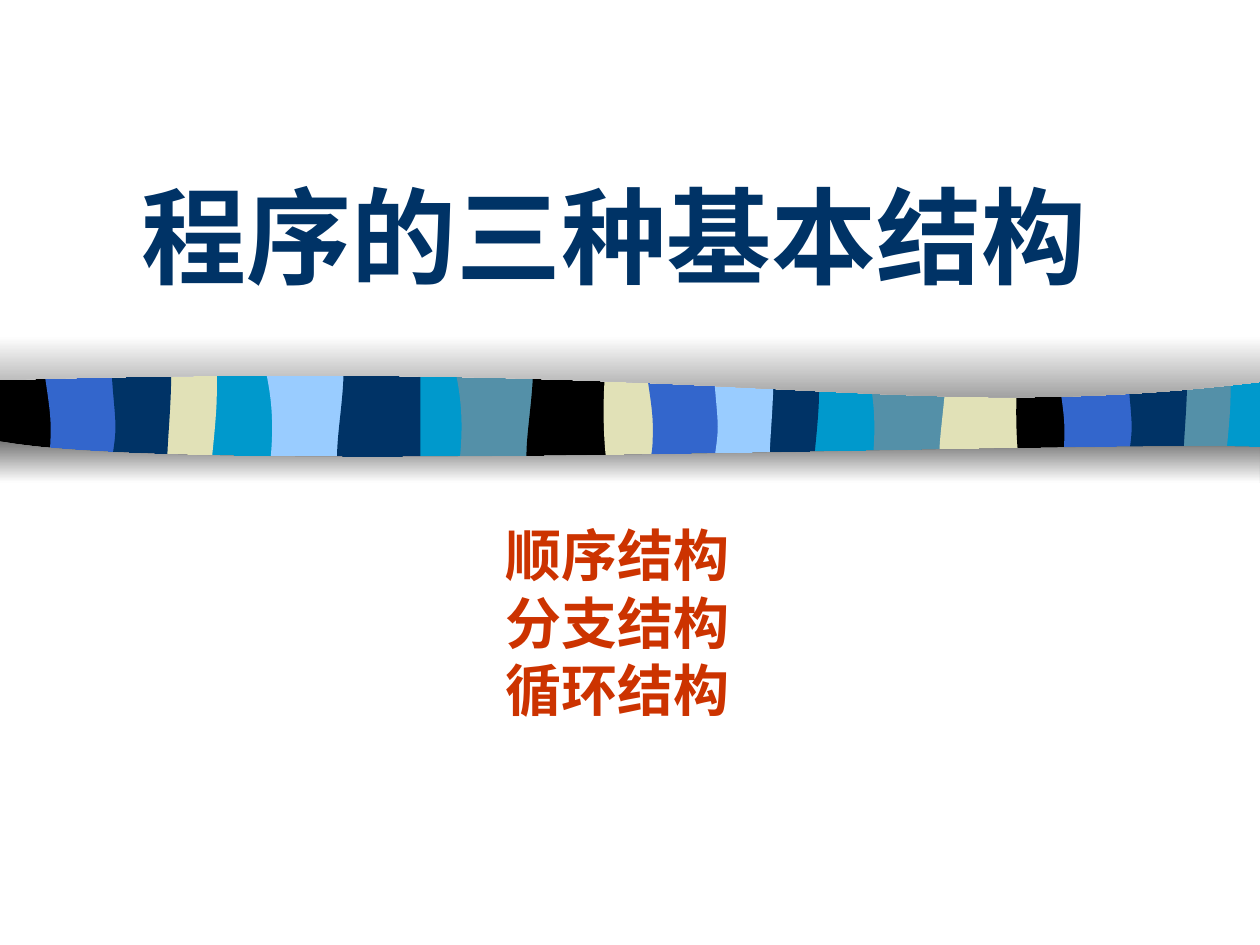
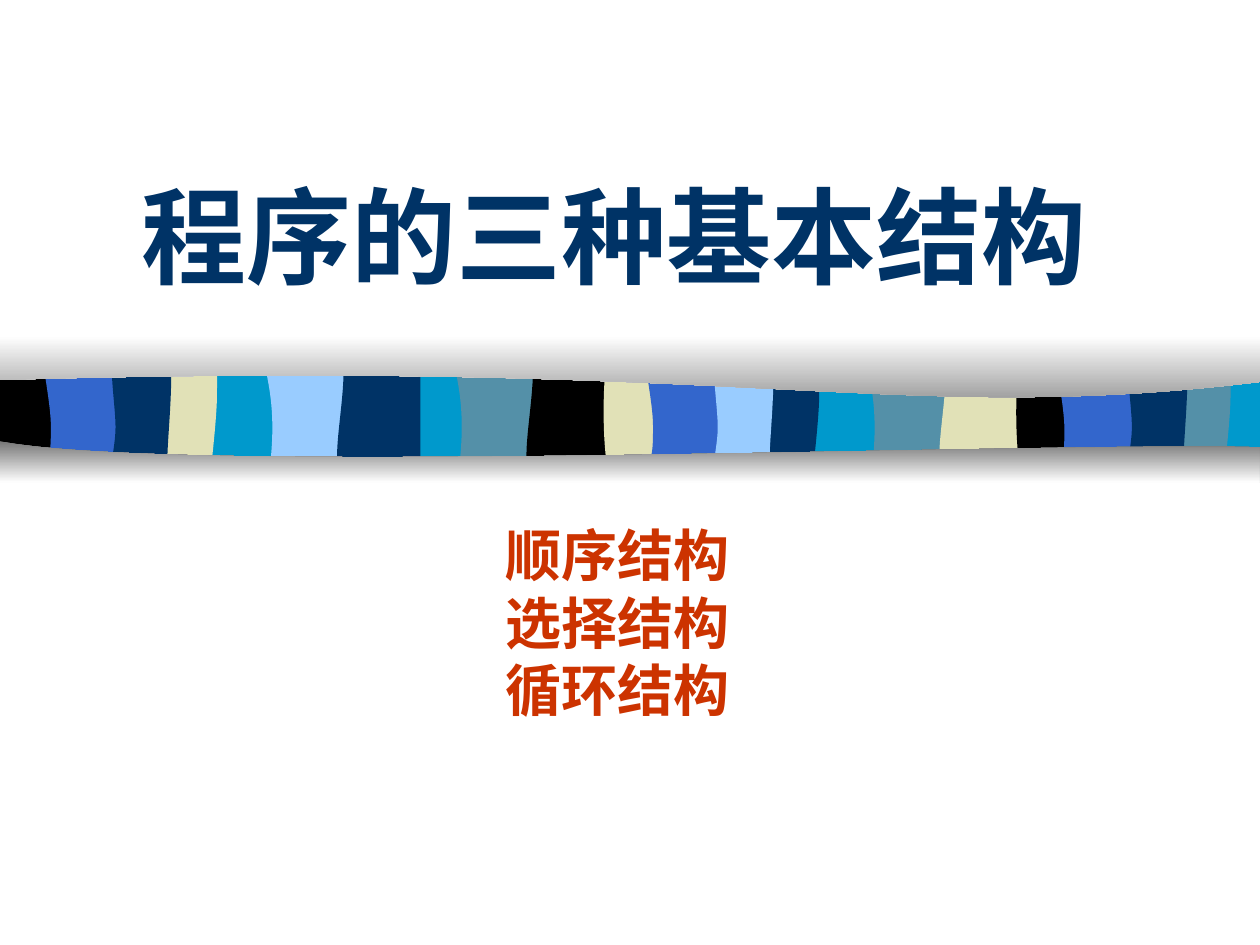
Before and after one commit to chenjobin/V-B-, a slide deck: slide 18 of 算法与编程（第一课时）.ppt. Drawn at 1260x945 pixels with LibreOffice and Linux fonts; fonts in the diff are those of the drawing. Boxes give left, top, right and bottom in pixels: in the first picture for what was removed or moved away, otherwise in the second. Text is boxed around its words. In the diff, an @@ line names an element or a change of style, - is before the commit and + after.

```diff
--- a/算法与编程（第一课时）.ppt
+++ b/算法与编程（第一课时）.ppt
@@ text at [506, 596, 730, 650]: text changed @@
-分支结构
+选择结构
```
Also in this commit, not shown: 29 other slides changed, 1 slide added, 1 slide removed, 8 other files.
